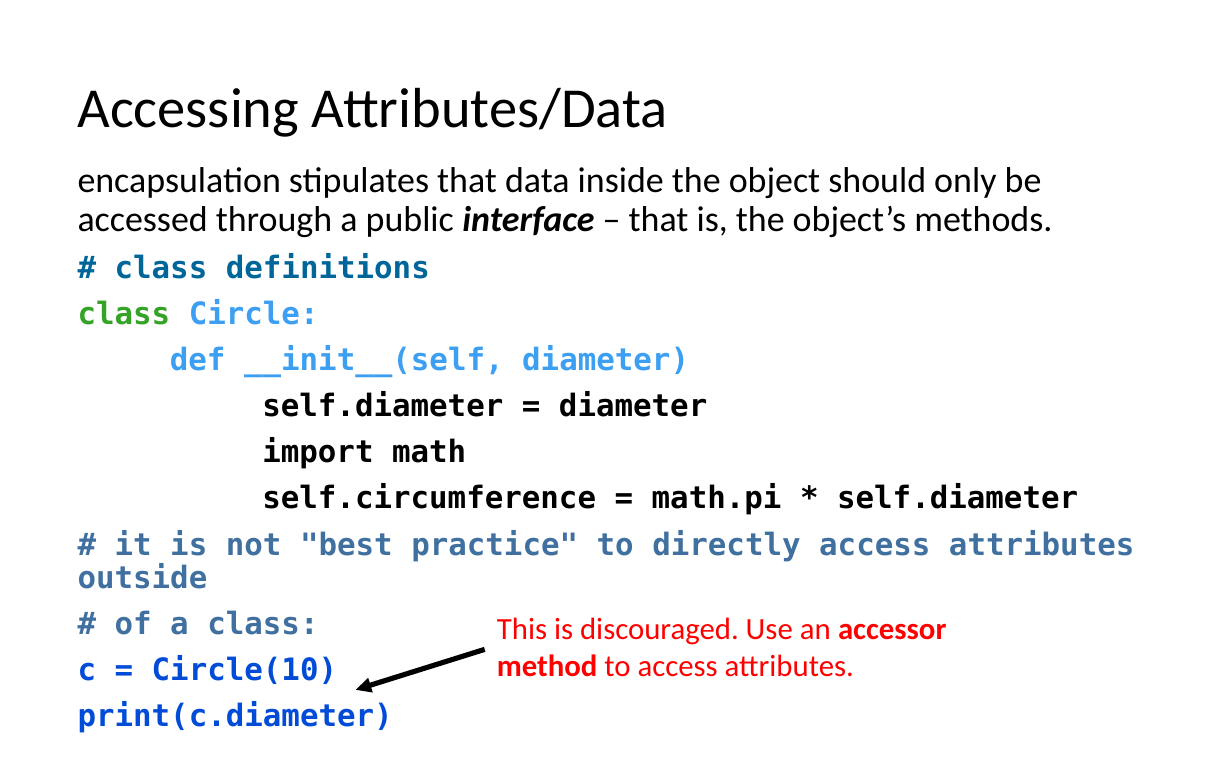
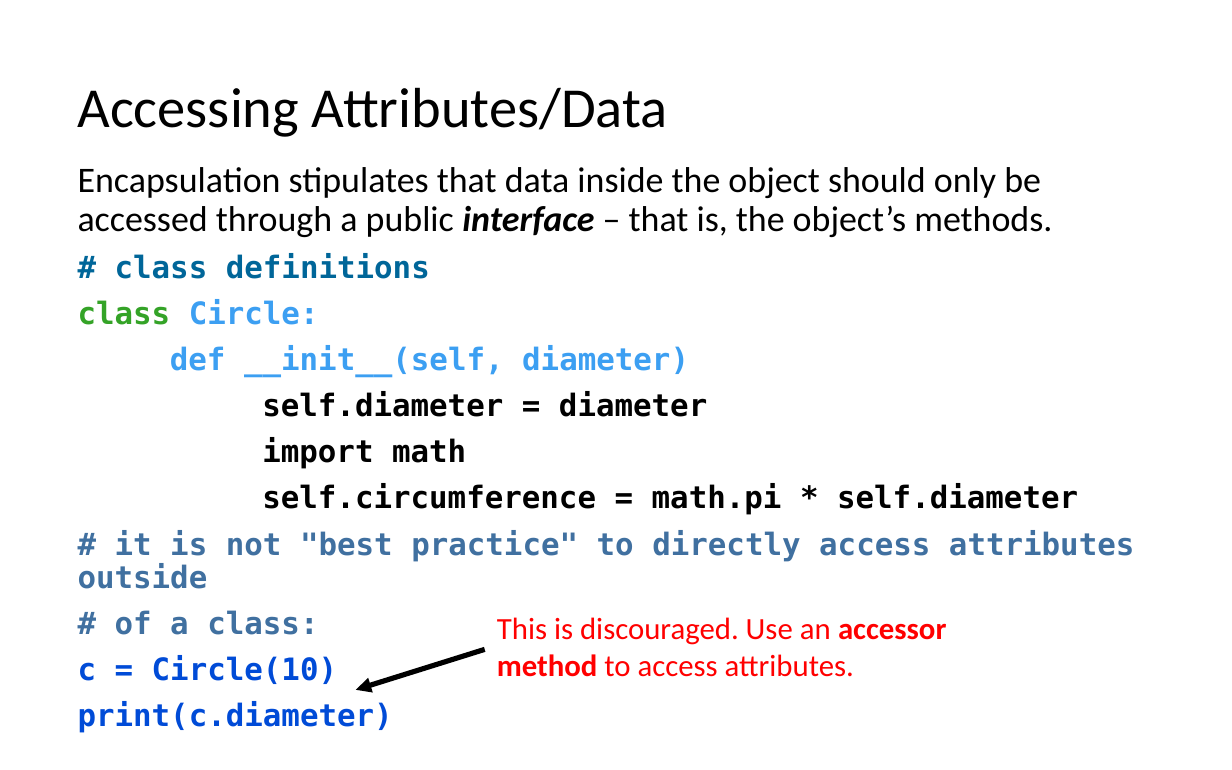
Before and after one commit to LongBaoNguyen/longbaonguyen.github.io, a slide deck: slide 11 of courses/apcsp/lect10.pptx (slide 7 before the commit). Drawn at 1232x770 pixels with LibreOffice and Linux fonts; fonts in the diff are those of the drawing. Boxes give left, top, right and bottom in pixels: in the first picture for what was removed or moved away, otherwise in the second. Text is boxed around its words. In the diff, an @@ line names an element or a change of style, - is before the commit and + after.

```diff
--- a/courses/apcsp/lect10.pptx
+++ b/courses/apcsp/lect10.pptx
@@ text at bbox=[78, 167, 1052, 237]: text changed @@
-encapsulation stipulates that data inside the object should only be accessed through a public interface – that is, the object’s methods.
+Encapsulation stipulates that data inside the object should only be accessed through a public interface – that is, the object’s methods.
```
Also in this commit, not shown: 8 other slides changed, 4 slides added, 1 other file.
